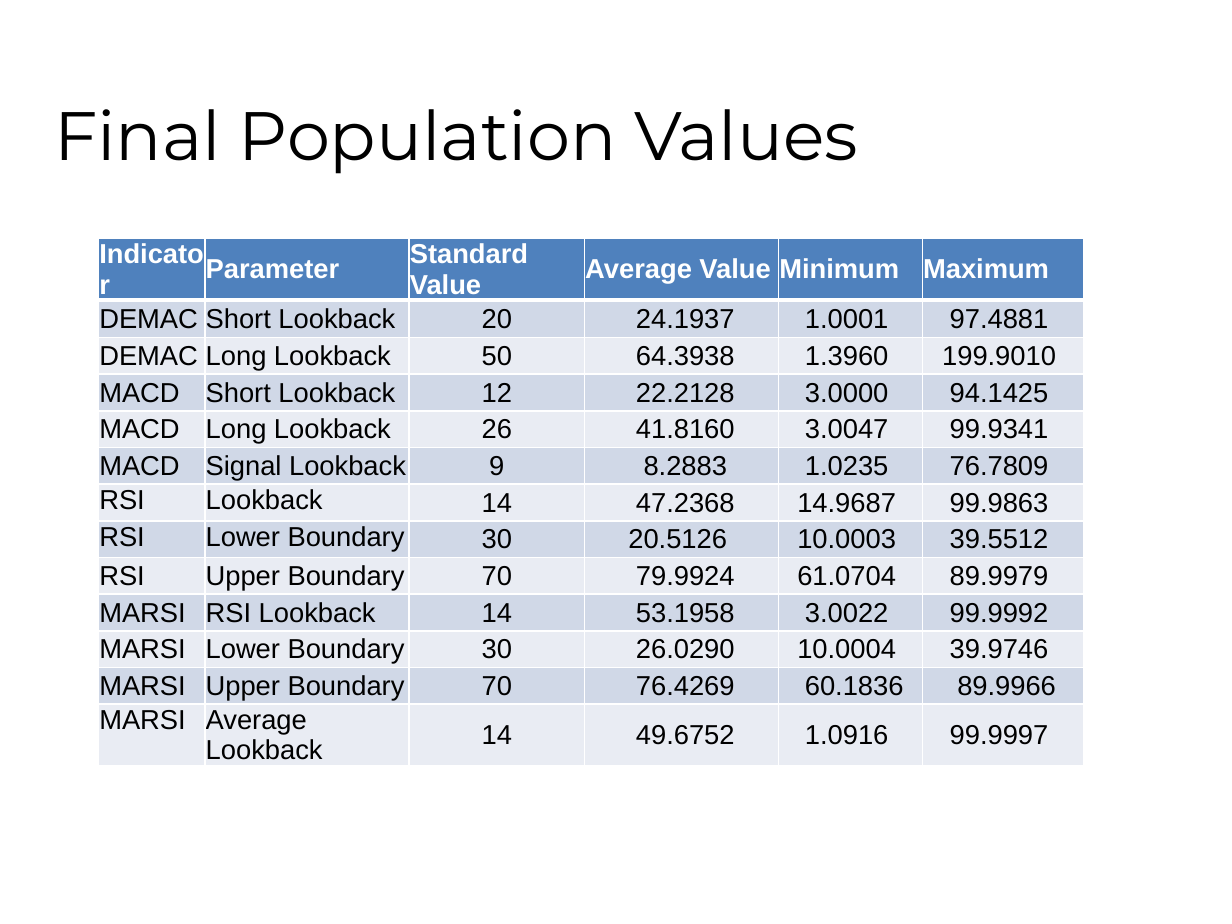
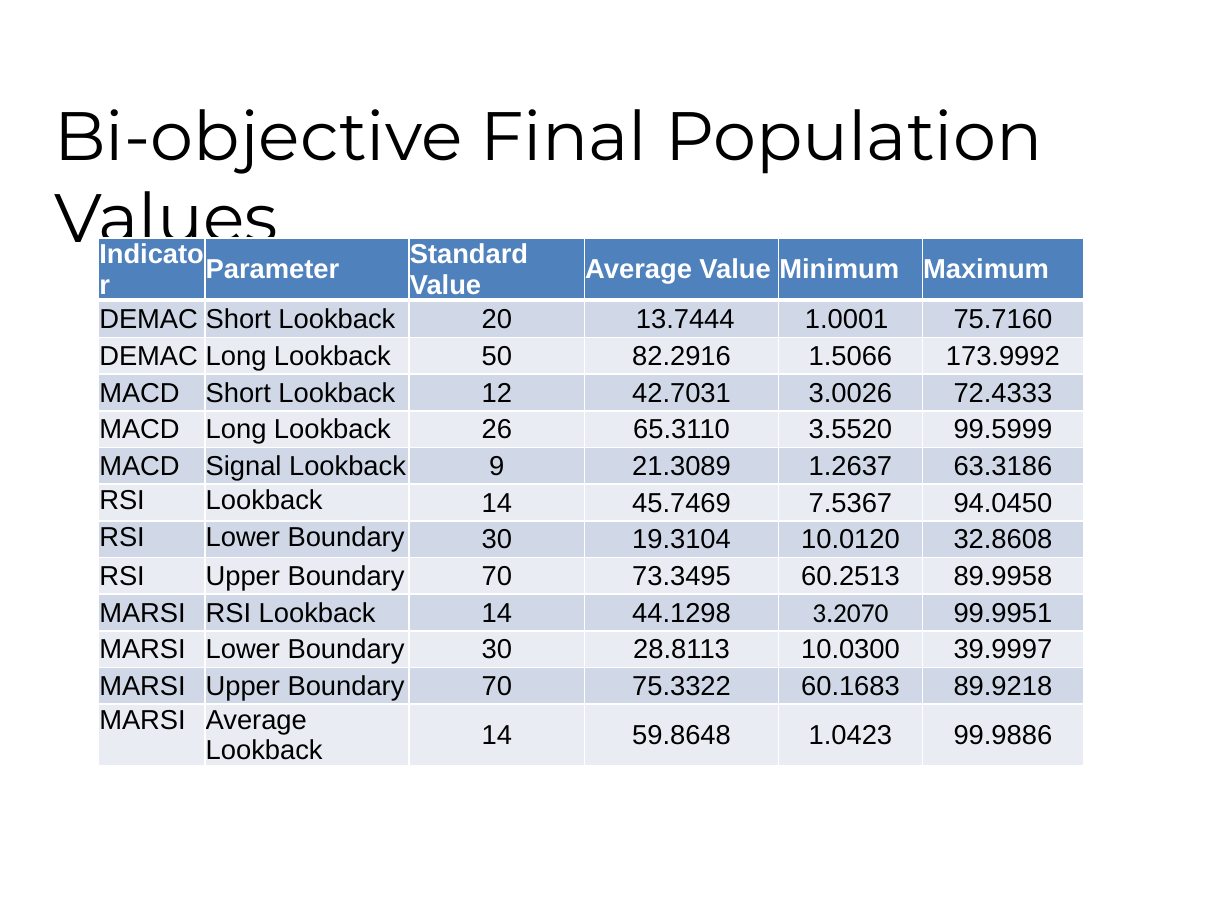
Before and after one commit to fhh23/Evolving-Stock-Market-Indicators-Using-Multi-Objective-Genetic-Algorithms, a slide deck: slide 23 of CSE848_Hormasji_Reiff_ProjectPresentation.pptx (slide 24 before the commit). Drawn at 1232x924 pixels with LibreOffice and Linux fonts; fonts in the diff are those of the drawing; background and template pictures are left out. Boxes give left, top, right and bottom in pixels: in the first picture for what was removed or moved away, otherwise in the second. Text is boxed around its words. In the diff, an @@ line names an element or a change of style, - is before the commit and + after.

```diff
--- a/CSE848_Hormasji_Reiff_ProjectPresentation.pptx
+++ b/CSE848_Hormasji_Reiff_ProjectPresentation.pptx
@@ title at (54, 109, 1042, 258): text changed @@
-Final Population Values
+Bi-objective Final Population Values
@@ table at (99, 238, 1084, 764) @@
-row 2, column 4: 24.1937
+row 2, column 4: 13.7444
-row 2, column 6: 97.4881
+row 2, column 6: 75.7160
-row 3: DEMAC | Long Lookback | 50 | 64.3938 | 1.3960 | 199.9010
+row 3: DEMAC | Long Lookback | 50 | 82.2916 | 1.5066 | 173.9992
-row 4: MACD | Short Lookback | 12 | 22.2128 | 3.0000 | 94.1425
+row 4: MACD | Short Lookback | 12 | 42.7031 | 3.0026 | 72.4333
-row 5: MACD | Long Lookback | 26 | 41.8160 | 3.0047 | 99.9341
+row 5: MACD | Long Lookback | 26 | 65.3110 | 3.5520 | 99.5999
-row 6: MACD | Signal Lookback | 9 | 8.2883 | 1.0235 | 76.7809
+row 6: MACD | Signal Lookback | 9 | 21.3089 | 1.2637 | 63.3186
-row 7: RSI | Lookback | 14 | 47.2368 | 14.9687 | 99.9863
+row 7: RSI | Lookback | 14 | 45.7469 | 7.5367 | 94.0450
-row 8: RSI | Lower Boundary | 30 | 20.5126 | 10.0003 | 39.5512
+row 8: RSI | Lower Boundary | 30 | 19.3104 | 10.0120 | 32.8608
-row 9: RSI | Upper Boundary | 70 | 79.9924 | 61.0704 | 89.9979
+row 9: RSI | Upper Boundary | 70 | 73.3495 | 60.2513 | 89.9958
-row 10: MARSI | RSI Lookback | 14 | 53.1958 | 3.0022 | 99.9992
+row 10: MARSI | RSI Lookback | 14 | 44.1298 | 3.2070 | 99.9951
-row 11: MARSI | Lower Boundary | 30 | 26.0290 | 10.0004 | 39.9746
+row 11: MARSI | Lower Boundary | 30 | 28.8113 | 10.0300 | 39.9997
-row 12: MARSI | Upper Boundary | 70 | 76.4269 | 60.1836 | 89.9966
+row 12: MARSI | Upper Boundary | 70 | 75.3322 | 60.1683 | 89.9218
-row 13: MARSI | Average Lookback | 14 | 49.6752 | 1.0916 | 99.9997
+row 13: MARSI | Average Lookback | 14 | 59.8648 | 1.0423 | 99.9886
```
Also in this commit, not shown: 5 other slides changed, 5 slides added, 5 slides removed, 3 other files.
